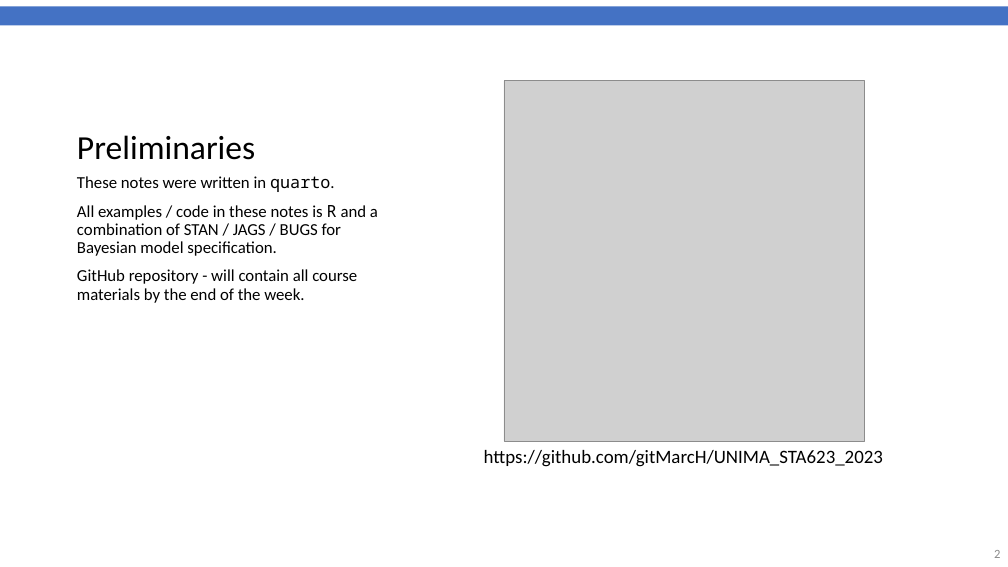
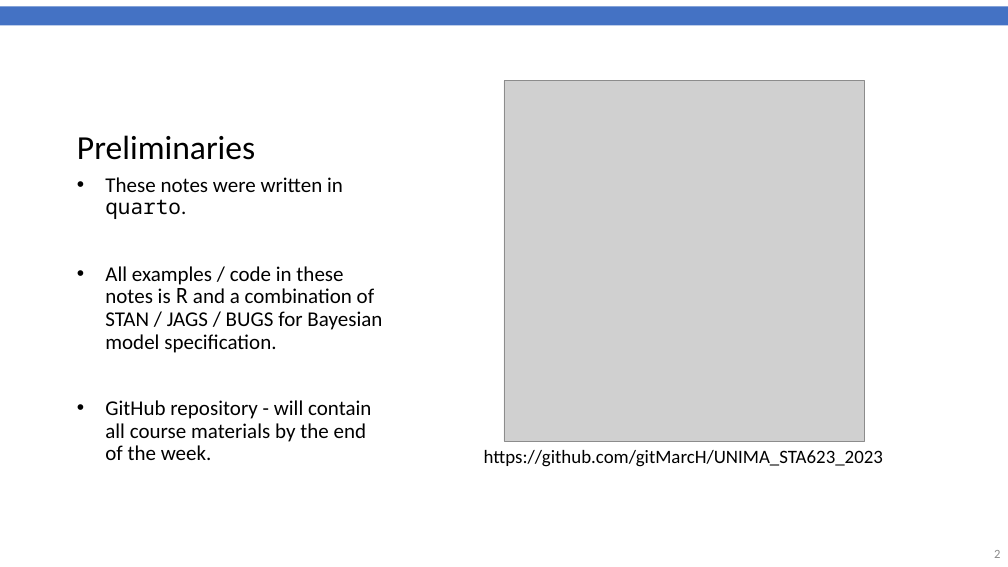
Before and after one commit to gitMarcH/UNIMA_STA623_2023, a slide deck: slide 2 of Chanco_STA623_BDA_2023_Henrion_Session4.pptx. Drawn at 1008x567 pixels with LibreOffice and Linux fonts; fonts in the diff are those of the drawing; grey boxes stand for pictures; background and template pictures are left out. Boxes give left, top, right and bottom in pixels: in the first picture for what was removed or moved away, otherwise in the second. Text is boxed around its words. In the diff, an @@ line names an element or a change of style, - is before the commit and + after.

```diff
--- a/Chanco_STA623_BDA_2023_Henrion_Session4.pptx
+++ b/Chanco_STA623_BDA_2023_Henrion_Session4.pptx
@@ text "These notes were written in ..." at (x1=105, y1=177, x2=382, y2=460): size 16 to 20 pt; bullet none to • @@
```
Also in this commit, not shown: 19 other slides changed, 1 slide added, 1 slide removed, 3 other files.
